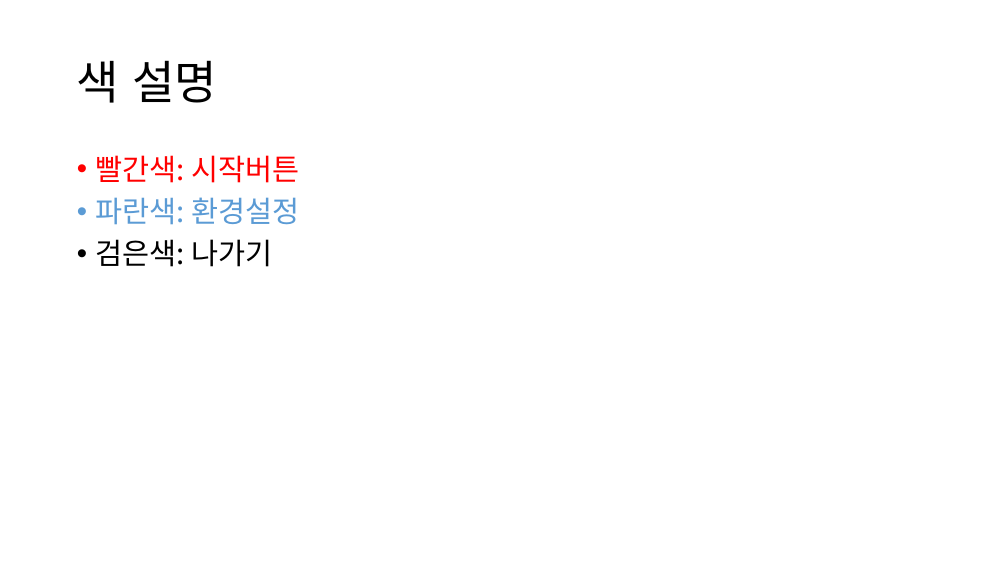
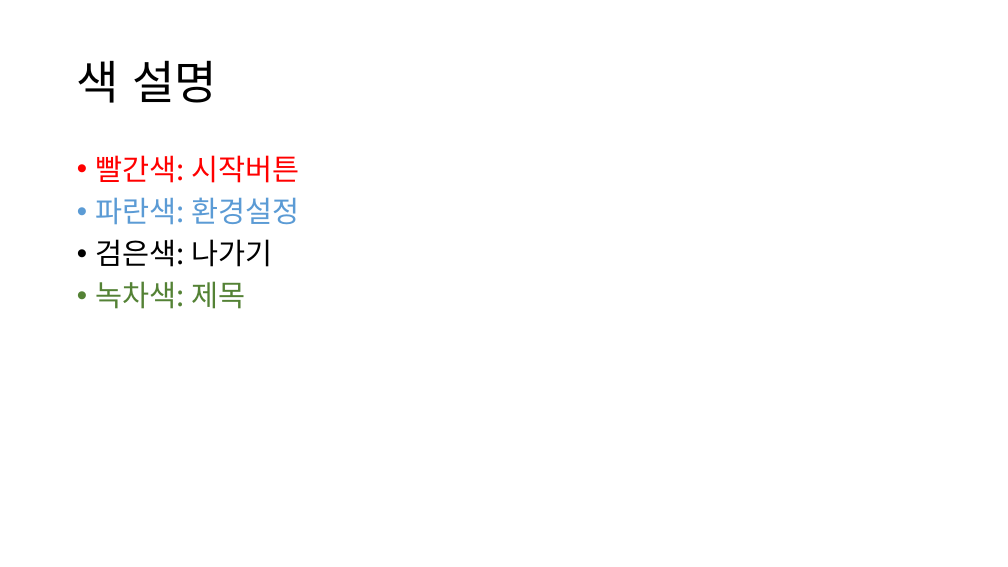
Before and after one commit to danielk5432/D-A-N-I-E-L-I-U-M, a slide deck: slide 2 of Sprites/타이틀 스크린 배치.pptx. Drawn at 1008x567 pixels with LibreOffice and Linux fonts; fonts in the diff are those of the drawing. Boxes give left, top, right and bottom in pixels: in the first picture for what was removed or moved away, otherwise in the second. Text is boxed around its words. In the diff, an @@ line names an element or a change of style, - is before the commit and + after.

```diff
--- a/Sprites/타이틀 스크린 배치.pptx
+++ b/Sprites/타이틀 스크린 배치.pptx
@@ text at box(96, 281, 245, 309): paragraph added @@
+• 녹차색: 제목
```
Also in this commit, not shown: 1 other slide changed, 1 other file.
